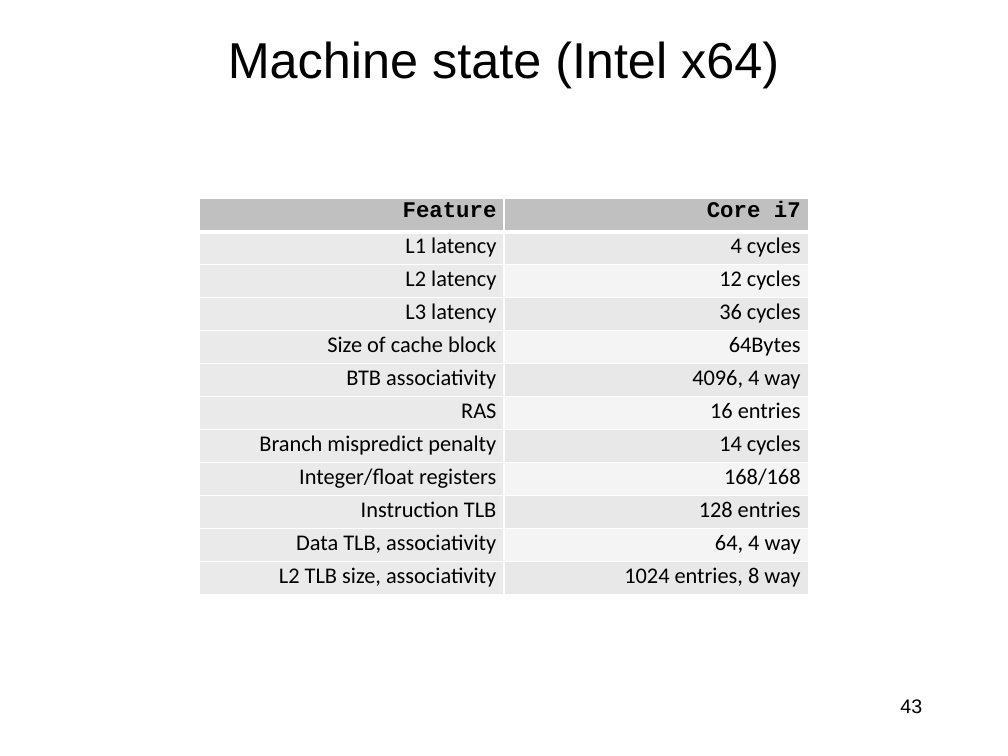
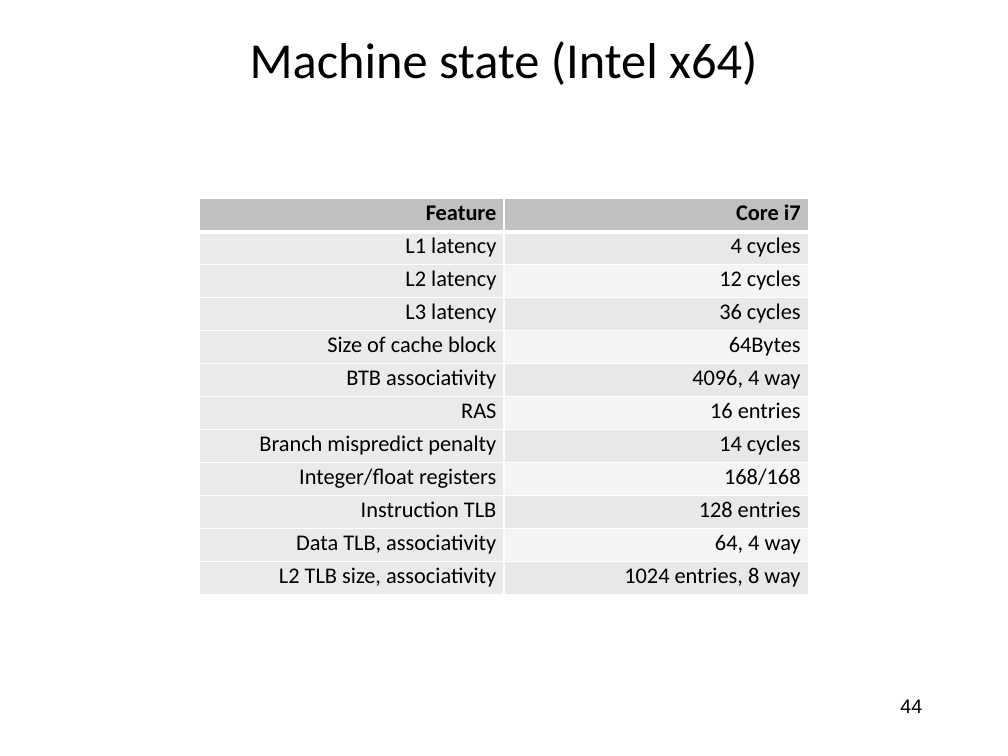
Before and after one commit to jlmucb/class_notes, a slide deck: slide 44 of BerkeleyClass/CS290Spring2013/Lectures/entropy_talk.pptx (slide 43 before the commit). Drawn at 1008x756 pixels with LibreOffice and Linux fonts; fonts in the diff are those of the drawing. Boxes give left, top, right and bottom in pixels: in the first picture for what was removed or moved away, otherwise in the second. Text is boxed around its words. In the diff, an @@ line names an element or a change of style, - is before the commit and + after.

```diff
--- a/BerkeleyClass/CS290Spring2013/Lectures/entropy_talk.pptx
+++ b/BerkeleyClass/CS290Spring2013/Lectures/entropy_talk.pptx
@@ title "Machine state (Intel x64)" at bbox=[250, 41, 757, 85]: font Arial to Calibri @@
@@ table at bbox=[200, 199, 808, 595] @@
@@ font Courier New to Calibri in "Feature", "Core i7" @@
@@ page number at bbox=[900, 699, 922, 713]: text changed @@
-43
+44
```
Also in this commit, not shown: 54 other slides changed, 1 slide added, 1 other file.
